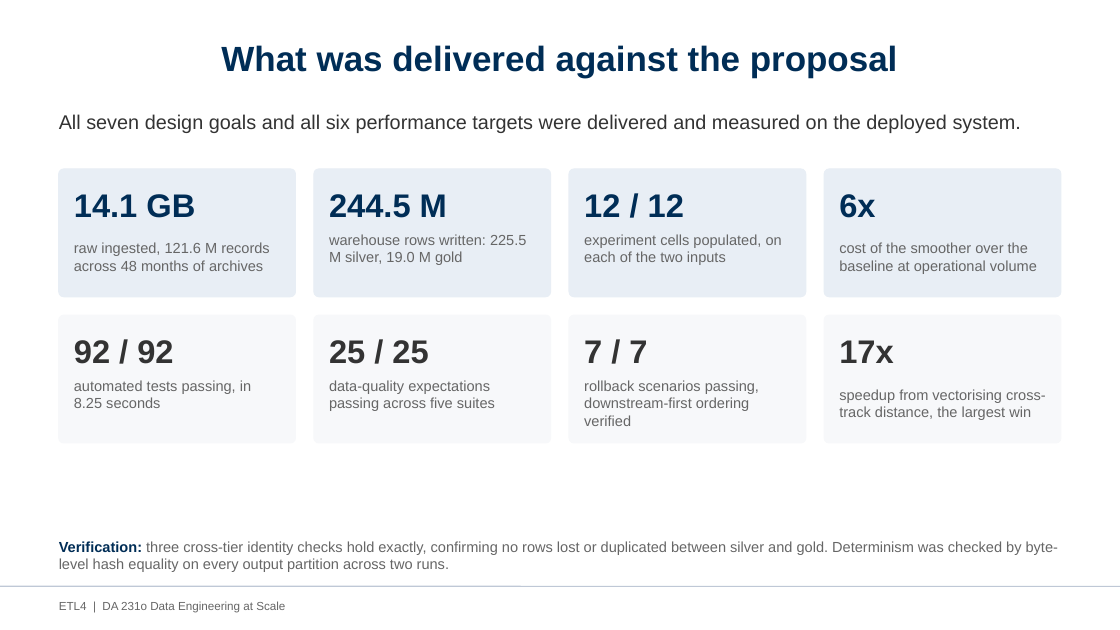
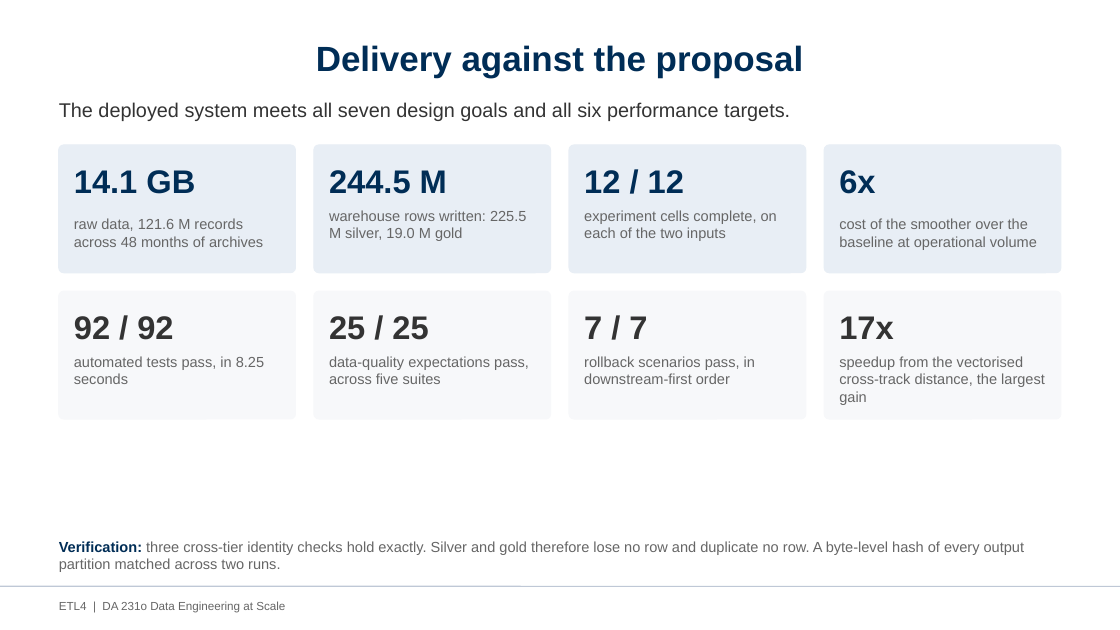
Before and after one commit to AvinashKompalli/Clean-Flight-Paths-from-Noisy-Aircraft-Data-at-Scale, a slide deck: slide 18 of etl4/docs/ETL4_Project_Presentation.pptx (slide 16 before the commit). Drawn at 1120x630 pixels with LibreOffice and Linux fonts; fonts in the diff are those of the drawing. Boxes give left, top, right and bottom in pixels: in the first picture for what was removed or moved away, otherwise in the second. Text is boxed around its words. In the diff, an @@ line names an element or a change of style, - is before the commit and + after.

```diff
--- a/etl4/docs/ETL4_Project_Presentation.pptx
+++ b/etl4/docs/ETL4_Project_Presentation.pptx
@@ title at [316, 45, 804, 78]: text changed @@
-What was delivered against the proposal
+Delivery against the proposal
@@ text at [59, 102, 790, 121]: text changed @@
-All seven design goals and all six performance targets were delivered and measured on the deployed system.
+The deployed system meets all seven design goals and all six performance targets.
@@ text at [74, 218, 263, 247]: text changed @@
-raw ingested, 121.6 M records across 48 months of archives
+raw data, 121.6 M records across 48 months of archives
@@ text at [584, 210, 777, 241]: text changed @@
-experiment cells populated, on each of the two inputs
+experiment cells complete, on each of the two inputs
@@ 10 texts, 8 rounded rectangles: place and size @@
-10 texts, 8 rounded rectangles at [59, 169, 1061, 443]
+10 texts, 8 rounded rectangles at [59, 145, 1061, 419]
@@ text at [74, 356, 264, 384]: text changed @@
-automated tests passing, in 8.25 seconds
+automated tests pass, in 8.25 seconds
@@ text at [329, 356, 529, 384]: text changed @@
-data-quality expectations passing across five suites
+data-quality expectations pass, across five suites
@@ text at [584, 356, 755, 384]: text changed @@
-rollback scenarios passing, downstream-first ordering verified
+rollback scenarios pass, in downstream-first order
@@ text at [839, 356, 1045, 405]: text changed @@
-speedup from vectorising cross-track distance, the largest win
+speedup from the vectorised cross-track distance, the largest gain
@@ text at [59, 541, 1024, 572]: text changed @@
-Verification: three cross-tier identity checks hold exactly, confirming no rows lost or duplicated between silver and gold. Determinism was checked by byte-level hash equality on every output partition across two runs.
+Verification: three cross-tier identity checks hold exactly. Silver and gold therefore lose no row and duplicate no row. A byte-level hash of every output partition matched across two runs.
```
Also in this commit, not shown: 14 other slides changed, 3 slides added, 1 slide removed, 1 other file.
